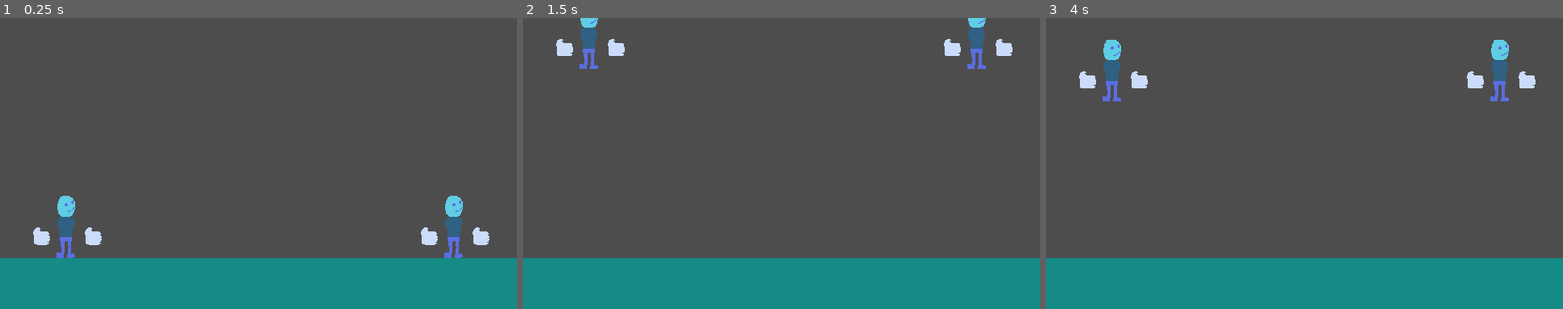
Above: before the commit, frames 1-3 (left to right).
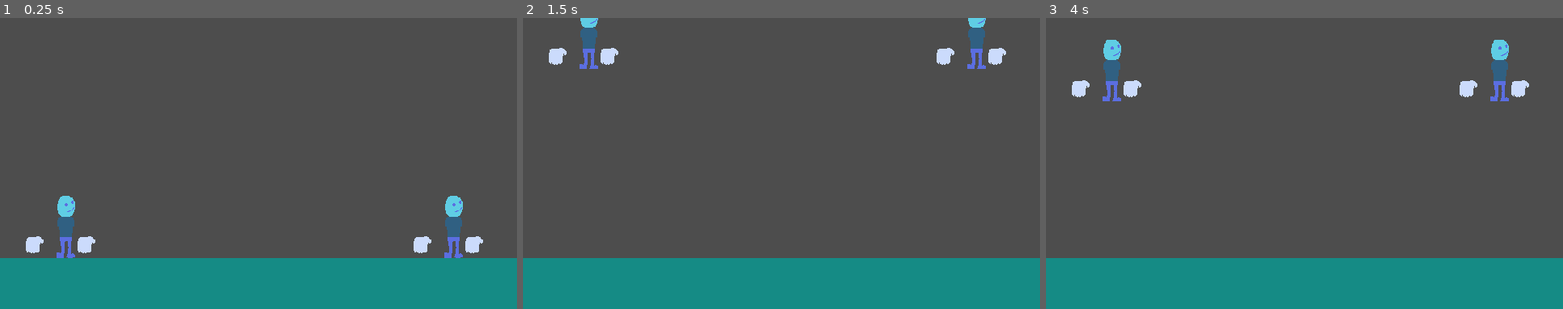
Above: after the commit, the same moments.

Repository: CodeGurke/Working-Title
Game: Godot game, scene res://src/scenes/main.tscn
The game is run twice, just before and just after one commit, with the same random seed, the same clock (stepped at 60 frames per second) and the same inputs.
Inputs:
- Up to frame 1 (0.25 s): no input
- Up to frame 2 (1.5 s): tap Enter at 0.5 s; tap Space at 1.25 s
- Up to frame 3 (4 s): tap Enter at 2.75 s; tap Space at 3.5 s

The runs differ from the first frame. In frame 1, 0.9% of the frame differs, in the area x 5-95%, y 71-81%; in frame 2, 0.9%; in frame 3, 0.9%.

Commit message:
movement ported to character.gd & attacks made functional
both players attacking still needs to be tested

Diff:
--- a/working-title/src/player/character.gd
+++ b/working-title/src/player/character.gd
@@ -8,13 +8,21 @@
 var head : CharacterBody2D
 var hand_l : CharacterBody2D
 var hand_r : CharacterBody2D
+
 signal hit(damage:int)
-# TODO set this via the gamemanager later
+var player : CharacterBody2D
+var input_device : int
+var handanim: AnimationPlayer
+
+# holds the player characters stats
+var speed : int = 500
+var jump_force : int = -2000
+var gravity : int = ProjectSettings.get_setting("physics/2d/default_gravity")
+
+# TODO set this via the gamemanager
+# hitboxes dont interact with hurtboxes of the same team affiliation
 var team : int = 0
 
-# is processed every frame
-func _process(delta):
-	update_position()
 
 
 # this function is called by the player script to build the players character
@@ -43,6 +51,44 @@
 
 	update_position()
 
+func _ready() -> void:
+	player = self.get_parent()
+
+func set_input_device(device : int) -> void:
+	input_device = device
+	team = device
+
+func _unhandled_input(event) -> void:
+	# movement code
+	if event.is_action("move_left_"+str(input_device)) or event.is_action("move_right_"+str(input_device)):
+		player.velocity.x = Input.get_axis('move_left_'+str(input_device), 'move_right_'+str(input_device)) * speed
+	if event.is_action("move_up_"+str(input_device)) and player.is_on_floor():
+		player.velocity.y = jump_force
+
+
+# movement code
+func _physics_process(delta) -> void:
+	player.velocity.y += gravity
+	player.move_and_slide()
+
+# is processed every frame
+func _process(delta):
+	update_position()
+
+	#base attack code
+	handanim = hand_l.get_node("AnimationPlayer")
+	if Input.is_action_pressed("base_attack_"+str(input_device)) && handanim.current_animation == "idle":
+		if Input.is_action_pressed("move_left_"+str(input_device)) or Input.is_action_pressed("move_right_"+str(input_device)):
+			handanim.play("f_tilt")
+		elif Input.is_action_pressed("move_down_"+str(input_device)):
+			handanim.play("d_tilt")
+		elif Input.is_action_pressed("move_up_"+str(input_device)):
+			handanim.play("u_tilt")
+		else:
+			handanim.play("punch")
+
+	if !handanim.is_playing():
+		handanim.play('idle')
 
 # this is used to change the rest of the body to movement of the piece the layer down
 func update_position() -> void:
--- a/working-title/src/player/parts/hands/hand.tscn
+++ b/working-title/src/player/parts/hands/hand.tscn
@@ -33,9 +33,206 @@
 "values": [false]
 }
 
+[sub_resource type="Animation" id="Animation_lwb2k"]
+resource_name = "d_tilt"
+length = 0.250002
+step = 0.0166667
+tracks/0/type = "value"
+tracks/0/imported = false
+tracks/0/enabled = true
+tracks/0/path = NodePath("Area2D/CollisionShape2D:disabled")
+tracks/0/interp = 1
+tracks/0/loop_wrap = true
+tracks/0/keys = {
+"times": PackedFloat32Array(0),
+"transitions": PackedFloat32Array(1),
+"update": 1,
+"values": [false]
+}
+tracks/1/type = "value"
+tracks/1/imported = false
+tracks/1/enabled = true
+tracks/1/path = NodePath(".:position")
+tracks/1/interp = 1
+tracks/1/loop_wrap = true
+tracks/1/keys = {
+"times": PackedFloat32Array(0, 0.0333333, 0.0666667, 0.2),
+"transitions": PackedFloat32Array(1, 1, 1, 1),
+"update": 0,
+"values": [Vector2(10, -30), Vector2(10, 10), Vector2(30, 50), Vector2(10, -30)]
+}
+tracks/2/type = "value"
+tracks/2/imported = false
+tracks/2/enabled = true
+tracks/2/path = NodePath(".:rotation")
+tracks/2/interp = 1
+tracks/2/loop_wrap = true
+tracks/2/keys = {
+"times": PackedFloat32Array(0),
+"transitions": PackedFloat32Array(1),
+"update": 1,
+"values": [1.309]
+}
+
+[sub_resource type="Animation" id="Animation_dvm48"]
+resource_name = "f_tilt"
+length = 0.266668
+step = 0.0166667
+tracks/0/type = "value"
+tracks/0/imported = false
+tracks/0/enabled = true
+tracks/0/path = NodePath("Area2D/CollisionShape2D:disabled")
+tracks/0/interp = 1
+tracks/0/loop_wrap = true
+tracks/0/keys = {
+"times": PackedFloat32Array(0),
+"transitions": PackedFloat32Array(1),
+"update": 1,
+"values": [false]
+}
+tracks/1/type = "value"
+tracks/1/imported = false
+tracks/1/enabled = true
+tracks/1/path = NodePath(".:position")
+tracks/1/interp = 1
+tracks/1/loop_wrap = true
+tracks/1/keys = {
+"times": PackedFloat32Array(0, 0.0666667, 0.15, 0.266667),
+"transitions": PackedFloat32Array(1, 1, 1, 1),
+"update": 0,
+"values": [Vector2(10, -30), Vector2(-20, -30), Vector2(150, -30), Vector2(10, -30)]
+}
+tracks/2/type = "value"
+tracks/2/imported = false
+tracks/2/enabled = true
+tracks/2/path = NodePath(".:rotation")
+tracks/2/interp = 1
+tracks/2/loop_wrap = true
+tracks/2/keys = {
+"times": PackedFloat32Array(0),
+"transitions": PackedFloat32Array(1),
+"update": 0,
+"values": [0.0]
+}
+
+[sub_resource type="Animation" id="Animation_hxx78"]
+resource_name = "idle"
+loop_mode = 1
+tracks/0/type = "value"
+tracks/0/imported = false
+tracks/0/enabled = true
+tracks/0/path = NodePath(".:rotation")
+tracks/0/interp = 1
+tracks/0/loop_wrap = true
+tracks/0/keys = {
+"times": PackedFloat32Array(0, 1),
+"transitions": PackedFloat32Array(1, 1),
+"update": 0,
+"values": [1.5708, 1.5708]
+}
+tracks/1/type = "value"
+tracks/1/imported = false
+tracks/1/enabled = true
+tracks/1/path = NodePath("Area2D/CollisionShape2D:disabled")
+tracks/1/interp = 1
+tracks/1/loop_wrap = true
+tracks/1/keys = {
+"times": PackedFloat32Array(0),
+"transitions": PackedFloat32Array(1),
+"update": 1,
+"values": [true]
+}
+
+[sub_resource type="Animation" id="Animation_upmaa"]
+resource_name = "punch"
+length = 0.133335
+step = 0.0166667
+tracks/0/type = "value"
+tracks/0/imported = false
+tracks/0/enabled = true
+tracks/0/path = NodePath("Area2D/CollisionShape2D:disabled")
+tracks/0/interp = 1
+tracks/0/loop_wrap = true
+tracks/0/keys = {
+"times": PackedFloat32Array(0),
+"transitions": PackedFloat32Array(1),
+"update": 1,
+"values": [false]
+}
+tracks/1/type = "value"
+tracks/1/imported = false
+tracks/1/enabled = true
+tracks/1/path = NodePath(".:position")
+tracks/1/interp = 1
+tracks/1/loop_wrap = true
+tracks/1/keys = {
+"times": PackedFloat32Array(0, 0.0166667, 0.0333333, 0.0833333),
+"transitions": PackedFloat32Array(1, 1, 1, 1),
+"update": 0,
+"values": [Vector2(10, -30), Vector2(10, -30), Vector2(75, -30), Vector2(10, -30)]
+}
+tracks/2/type = "value"
+tracks/2/imported = false
+tracks/2/enabled = true
+tracks/2/path = NodePath(".:rotation")
+tracks/2/interp = 1
+tracks/2/loop_wrap = true
+tracks/2/keys = {
+"times": PackedFloat32Array(0),
+"transitions": PackedFloat32Array(1),
+"update": 1,
+"values": [0.0]
+}
+
+[sub_resource type="Animation" id="Animation_xt6on"]
+resource_name = "u_tilt"
+length = 0.250002
+step = 0.0166667
+tracks/0/type = "value"
+tracks/0/imported = false
+tracks/0/enabled = true
+tracks/0/path = NodePath("Area2D/CollisionShape2D:disabled")
+tracks/0/interp = 1
+tracks/0/loop_wrap = true
+tracks/0/keys = {
+"times": PackedFloat32Array(0),
+"transitions": PackedFloat32Array(1),
+"update": 1,
+"values": [false]
+}
+tracks/1/type = "value"
+tracks/1/imported = false
+tracks/1/enabled = true
+tracks/1/path = NodePath(".:position")
+tracks/1/interp = 1
+tracks/1/loop_wrap = true
+tracks/1/keys = {
+"times": PackedFloat32Array(0, 0.0333333, 0.0666667, 0.2),
+"transitions": PackedFloat32Array(1, 1, 1, 1),
+"update": 0,
+"values": [Vector2(10, -30), Vector2(10, -10), Vector2(30, -125), Vector2(10, -30)]
+}
+tracks/2/type = "value"
+tracks/2/imported = false
+tracks/2/enabled = true
+tracks/2/path = NodePath(".:rotation")
+tracks/2/interp = 1
+tracks/2/loop_wrap = true
+tracks/2/keys = {
+"times": PackedFloat32Array(0),
+"transitions": PackedFloat32Array(1),
+"update": 1,
+"values": [-1.309]
+}
+
 [sub_resource type="AnimationLibrary" id="AnimationLibrary_lwb2k"]
 _data = {
-&"RESET": SubResource("Animation_hg5nx")
+&"RESET": SubResource("Animation_hg5nx"),
+&"d_tilt": SubResource("Animation_lwb2k"),
+&"f_tilt": SubResource("Animation_dvm48"),
+&"idle": SubResource("Animation_hxx78"),
+&"punch": SubResource("Animation_upmaa"),
+&"u_tilt": SubResource("Animation_xt6on")
 }
 
 [node name="hand" type="CharacterBody2D"]
--- a/working-title/src/player/player.gd
+++ b/working-title/src/player/player.gd
@@ -1,13 +1,5 @@
 extends CharacterBody2D
 
-
-# holds the player characters stats
-# TODO the next 3 lines should probably be moved to the character Node
-var speed : int = 500
-var jump_force : int = -2000
-var gravity : int = ProjectSettings.get_setting("physics/2d/default_gravity")
-
-var input_device : int
 
 # gets access to the part that is being used
 # TODO make the parts selectable and change here automatically
@@ -19,19 +11,6 @@
 	%character.build_body()
 
 
-# movement code
-func _physics_process(delta) -> void:
-	velocity.y += gravity
-
-	move_and_slide()
-
-func _unhandled_input(event) -> void:
-	if event.is_action("move_left_"+str(input_device)) or event.is_action("move_right_"+str(input_device)):
-		velocity.x = Input.get_axis('move_left_'+str(input_device), 'move_right_'+str(input_device)) * speed
-	if event.is_action("move_up_"+str(input_device)) and self.is_on_floor():
-		velocity.y = jump_force
-
-
 func select_parts(legs : PackedScene, body : PackedScene, head : PackedScene, hand_l : PackedScene, hand_r : PackedScene) -> void:
 	selected_parts = [legs, body, head, hand_l, hand_r]
 
@@ -39,8 +18,6 @@
 func get_selected_parts() -> Array[PackedScene]:
 	return selected_parts
 
-func set_input_device(device : int) -> void:
-	input_device = device;
 
 # this function is for testing purposeses because a character builder is not built yet
 func test_auto() -> void:
--- a/working-title/src/scenes/game_controller.gd
+++ b/working-title/src/scenes/game_controller.gd
@@ -21,8 +21,11 @@
 	instanced_player_1 = player_1.instantiate()
 	instanced_player_2 = player_2.instantiate()
 
-	instanced_player_1.set_input_device(0)
-	instanced_player_2.set_input_device(1)
+	var player_1_input = instanced_player_1.get_node("character")
+	var player_2_input = instanced_player_2.get_node("character")
+
+	player_1_input.set_input_device(0)
+	player_2_input.set_input_device(1)
 
 	%game.add_child.call_deferred(instanced_player_1)
 	%game.add_child.call_deferred(instanced_player_2)
Not shown: 1 places in working-title/src/player/parts/hands/hand.tscn that only renumber resources
